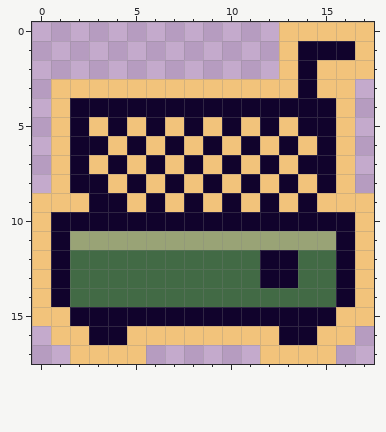
One commit to this pixel-art file: art/appliances/fryer-glow.aseprite. Above: the version before the commit.
18x18 pixels, 1 frame.
Now the later version:
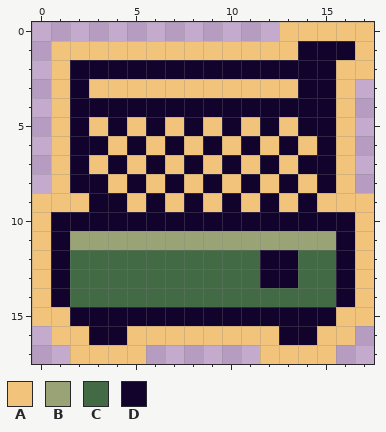
Palette (. is transparent): A #f2c37b  B #99a376  C #426a45  D #11032c
From old to new:
{"y":1,"x":1,"old":"............","new":"AAAAAAAAAAAA"}
{"y":2,"x":1,"old":"............A","new":"ADDDDDDDDDDDD"}
{"y":2,"x":15,"old":"A","new":"D"}
{"y":3,"x":2,"old":"A","new":"D"}
{"y":3,"x":15,"old":"A","new":"D"}
{"label":"changed","picture_box":[51,41,336,98]}
